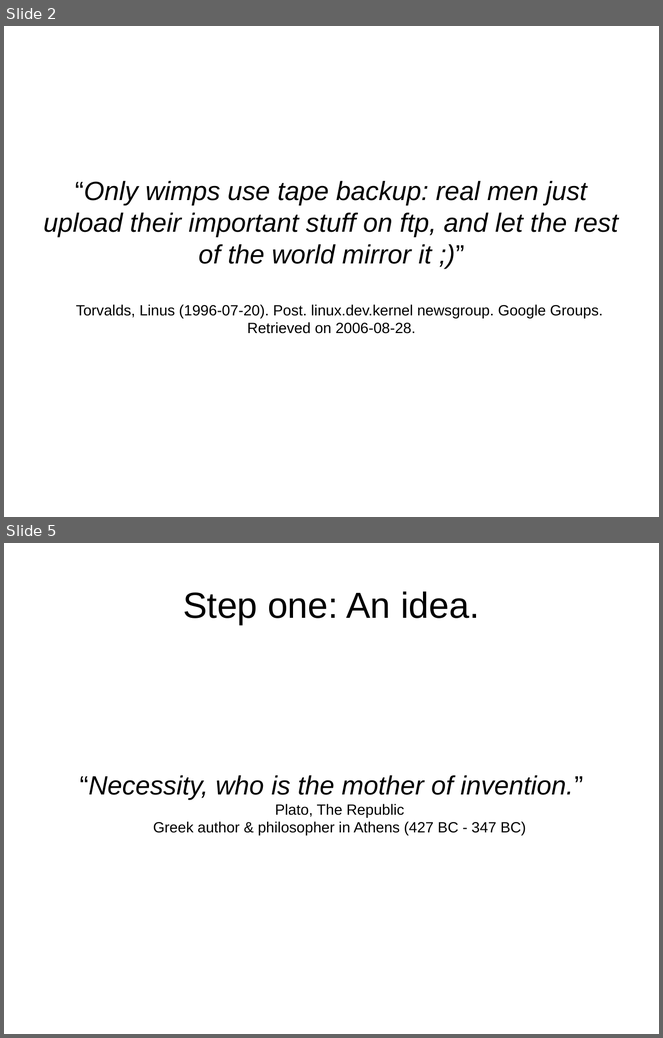
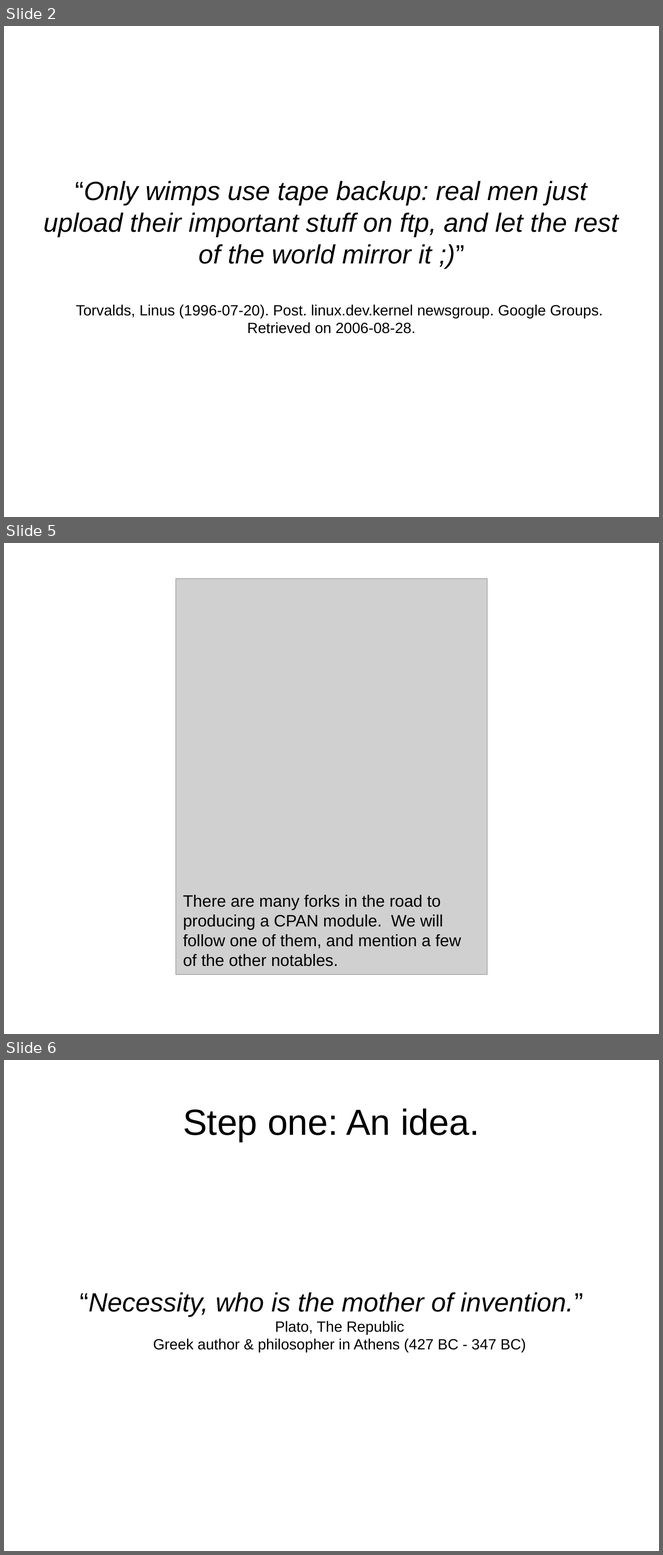
Before and after one commit to daoswald/CPAN-Power-Tools-Talk, a slide deck: PowerTools-I.odp. Shown one above the other, each under a label of ours: slides 2 and 5 before the commit, slides 2, 5 and 6 after it; the slides between them are not shown. The pictures are 663x1038 and 663x1555 pixels, drawn with LibreOffice and Linux fonts; fonts in the diff are those of the drawing; grey boxes stand for pictures. Boxes give left, top, right and bottom in pixels: in the first picture for what was removed or moved away, otherwise in the second. Text is boxed around its words. In the diff, an @@ line names an element or a change of style, - is before the commit and + after.

```diff
--- a/PowerTools-I.odp
+++ b/PowerTools-I.odp
@@ slide 5 added at box(4, 543, 659, 1034), background #FFFFFF @@
@@ picture added at box(176, 579, 488, 975) @@
@@ picture added at box(177, 888, 484, 968), 20 pt, text #000000 @@
+There are many forks in the road to
+producing a CPAN module. We will
+follow one of them, and mention a few
+of the other notables.
@@ what was slide 5 is now slide 6 @@
```
Also in this commit, not shown: 3 slides changed.
